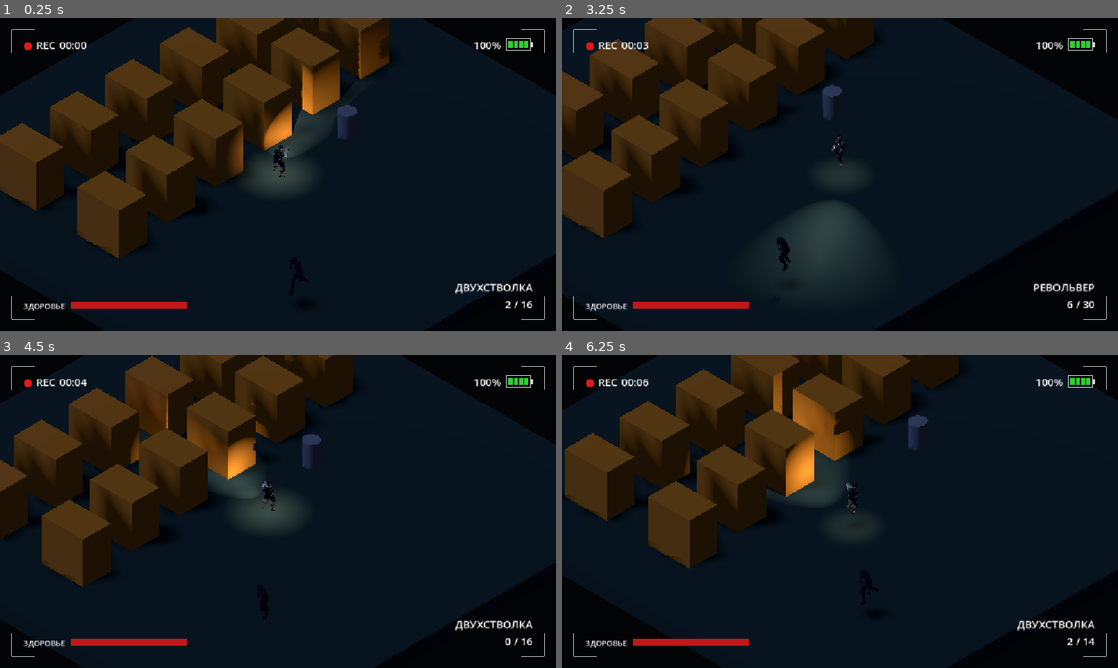
Above: before the commit, frames 1-4 (two rows, left to right).
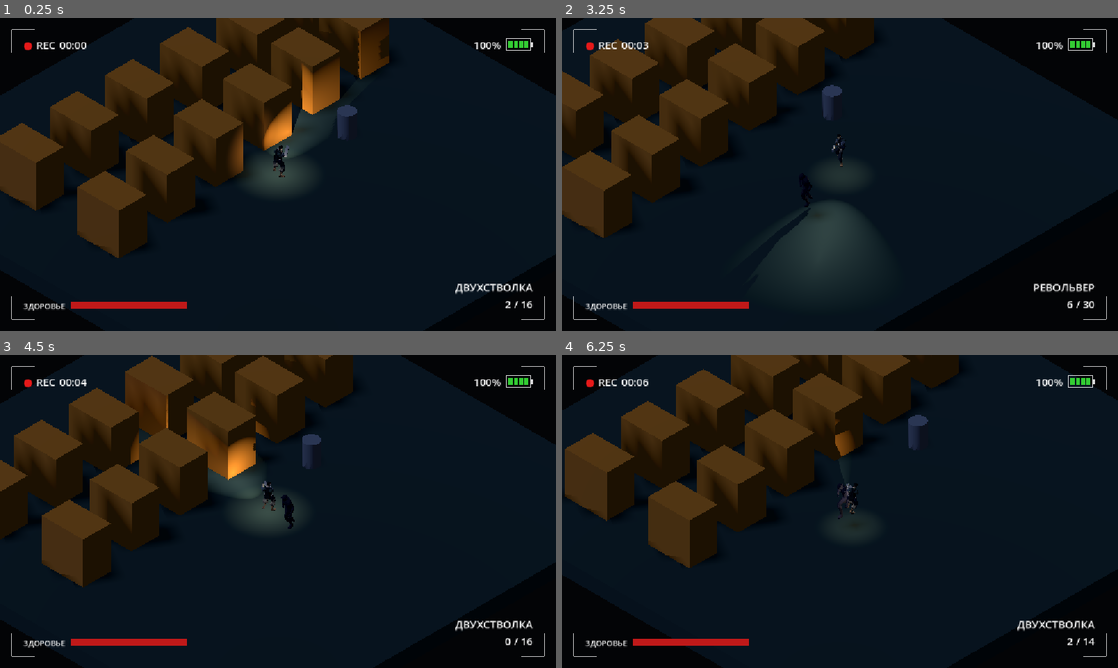
Above: after the commit, the same moments.

Repository: AnckerStudios/the-camera-game
Game: Godot game, scene res://scene/artem/misha_v2_doma.tscn
Same seed, same stepped clock (60 frames per second), same inputs: the game is played once before the commit and once after it. The project has no main scene, so this scene is started directly.
Inputs (mouse positions are in pixels of both pictures, inside the frame that each line leads up to):
- Up to frame 1 (0.25 s): no input
- Up to frame 2 (3.25 s): move the mouse to (962, 158) at 0.52 s; hold D (move_right) 0.53-1.28 s; hold Right mouse button (alt_fire) 0.53-1.28 s; tap Space (jump) at 0.77, 1.52, 3.02 s; move the mouse to (728, 190) at 1.27 s; hold S (move_backward) 1.28-2.03 s; tap Shift (dash) at 1.35 s; move the mouse to (895, 105) at 2.02 s; press the mouse at (895, 105) at 2.03 s; hold D (move_right) 2.03-2.78 s; move the mouse to (812, 237) at 2.77 s; release the mouse at (812, 237) at 2.78 s; hold W (move_forward) from 2.78 s (still down); tap Q (weapon_next) at 2.85 s
- Up to frame 3 (4.5 s): move the mouse to (444, 558) at 3.52 s; release W (move_forward) at 3.53 s; hold Mouse wheel up (weapon_prev) 3.53-4.28 s; hold A (move_left) from 3.53 s (still down); tap Space (jump) at 3.77 s; move the mouse to (111, 464) at 4.27 s; right-click (111, 464) at 4.35 s
- Up to frame 4 (6.25 s): tap Space (jump) at 4.52, 6.02 s; move the mouse to (867, 511) at 5.02 s; release A (move_left) at 5.03 s; hold S (move_backward) 5.03-5.78 s; tap Shift (dash) at 5.1 s; move the mouse to (756, 433) at 5.77 s; hold D (move_right) from 5.78 s (still down); click (756, 433) at 5.85 s

The runs differ from the first frame. In frame 1, less than 0.1% of the frame differs, in the area x 52-56%, y 76-89%; in frame 2, 0.3%; in frame 3, 0.2%; in frame 4, 3.1%, in the area x 0-100%, y 0-80%.
Error before the commit: Parse Error: Could not resolve class "Monster", because of a parser error. (res://scene/dima/test_level_dima_script.gd:6)

Commit message:
Исправил скрипт монстра

Diff:
--- a/gamelogic/monster/monster.gd
+++ b/gamelogic/monster/monster.gd
@@ -32,12 +32,6 @@
 
 func update_target_location(target_location: Vector3) -> void:
 	nav_agent.target_position = target_location
-	pass
-
-func recalculate_velocity(safe_velocity: Vector3) -> void:
-	velocity = velocity.move_toward(safe_velocity, 0.5)
-	move_and_slide()
-
 
 func take_damage(amount: float, source: Node) -> void:
 	var resistance: float
